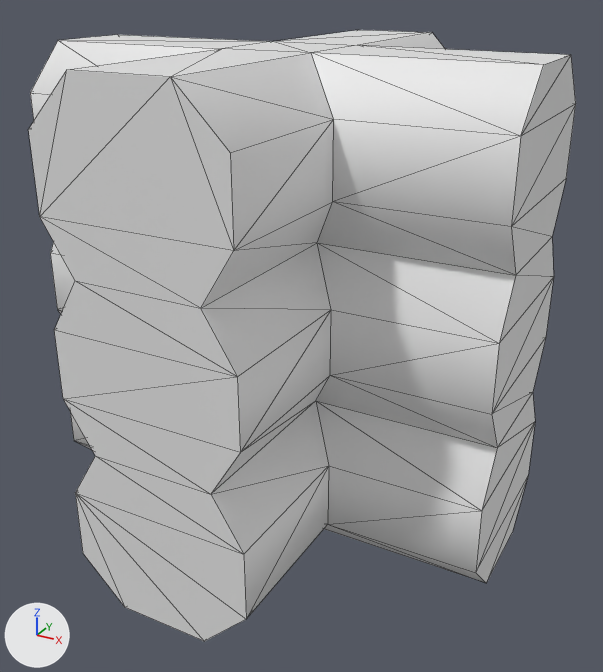
The OBJ model public/meshes/hewnlog_wall.obj, before and after one commit.
Camera for both pictures: a camera (50 mm lens) standing at (0.823, -1.455, 0.635) and looking at (0.035, -0.022, -0.082). Every picture has the same lights, and +X, +Y and +Z are marked at lower left. The older version comes first. Mesh edges are drawn as thin lines. Where no turn or scale is listed for an object, it has been applied to the vertices. Vertices at exactly the same position are counted once.

The scene before the commit, as lines of its bpy script (objects in view):
```python
me_hewnlog_wall = bpy.data.meshes.new('hewnlog_wall')
me_hewnlog_wall.from_pydata(...)  # 120 vertices, 236 faces; spans x -0.5..0.5, y -0.5..0.5, z -0.5..0.5
ob_hewnlog_wall = bpy.data.objects.new('hewnlog_wall', me_hewnlog_wall)
ob_hewnlog_wall.location = (0.0, 0.0, 0.0)
```
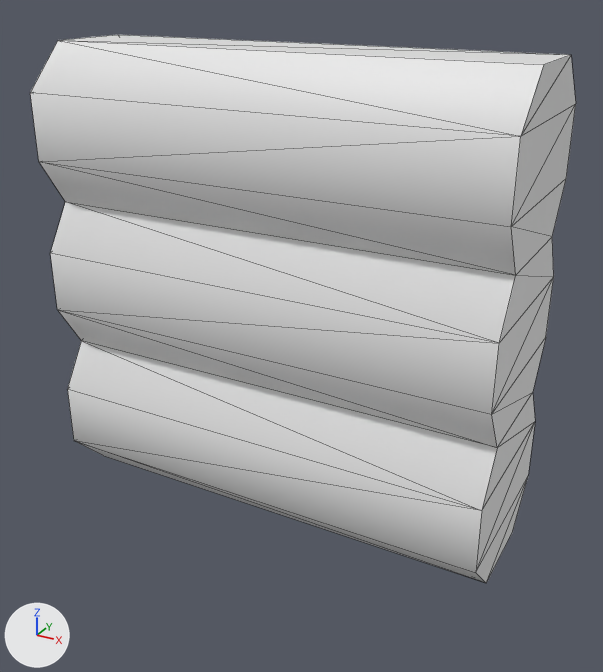
Location of each change, (x1, y1, x2, y2) in pixels of the pictures (603 x 672 px):
'hewnlog_wall', reshaped (10% shorter)
    before: (28, 30, 576, 641)
    after: (30, 35, 576, 583)
part 1 of me_hewnlog_wall, cut back
    before: (28, 30, 569, 641)
    after: (30, 35, 569, 582)

Diff of the bpy script that builds the scene:
```diff
--- a/public/meshes/hewnlog_wall.obj.py
+++ b/public/meshes/hewnlog_wall.obj.py
@@ me_hewnlog_wall @@
 # used by ob_hewnlog_wall; location = (0.0, 0.0, 0.0)
-me_hewnlog_wall.from_pydata(...)  # 120 vertices, 236 faces; spans x -0.5..0.5, y -0.5..0.5, z -0.5..0.5
+me_hewnlog_wall.from_pydata(...)  # 40 vertices, 76 faces; spans x -0.5..0.5, y -0.188..0.188, z -0.5..0.5
+# me_hewnlog_wall part 1
+# 80 vertices are removed from x -0.188..0.188, y -0.5..0.5, z -0.5..0.5
+# 200 faces are deleted
+# 40 new faces join them
```
